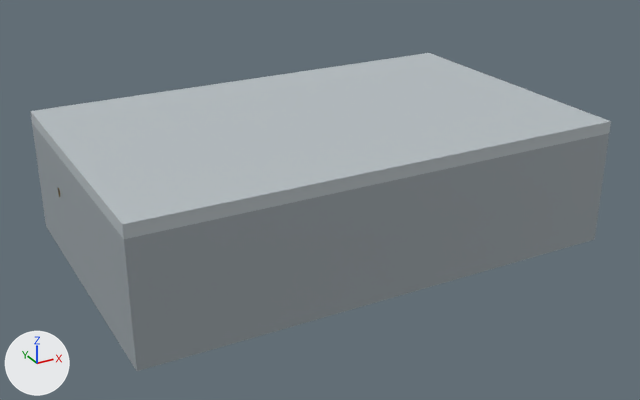
An edit to the glTF model public/dummy/blueprints/solar-cold-storage-controller.glb, drawn before and after from the same camera.
Before and after are seen from a 50 mm camera at (-0.1314, -0.2417, 0.1228) aimed at (-0.0007, -0.0042, 0.0041). The axes (+X, +Y, +Z) are drawn at lower left. The lights are the same throughout. The picture after the commit comes second. Where no turn or scale is listed for an object, it has been applied to the vertices. Vertices at exactly the same position are counted once.

In view in the first picture: 'enclosure_base', 'enclosure_lid'.
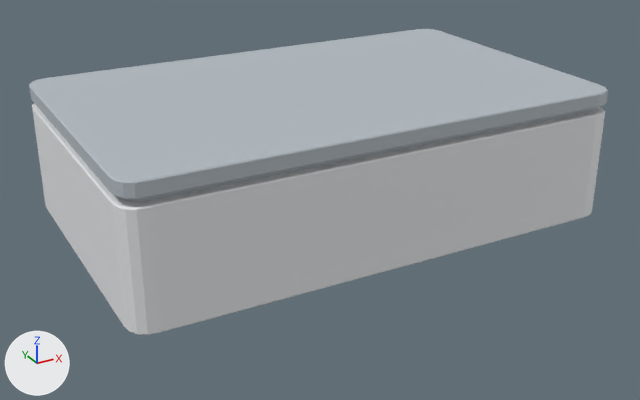
What the commit changed:
Material 'abs_shell_dark' (mat_abs_shell_dark) is new.
Its base color is (0.456, 0.503, 0.539) (light grey #b4bcc2).
Its roughness is 0.6.
Material 'abs_shell' (mat_abs_shell) is new.
Its base color is (0.807, 0.823, 0.839) (white #e8eaec).
Its roughness is 0.55.
me_mesh_0 is used by ob_enclosure_base; parent ob_solar_cold_storage_controller; location (0.0, 0.0, 0.0).
me_mesh_0 had 32 vertices, 60 faces and spanned x -0.08..0.08, y -0.05..0.05, z -0.01..0.028.
me_mesh_0 no longer uses material mat_abs_grey (grey #9aa3a8).
me_mesh_0 now has 420 vertices, 860 faces and spans x -0.08..0.08, y -0.05..0.05, z 0.0..0.035.
me_mesh_0 part 1: the loose piece of 24 vertices spanning x -0.08..0.08, y -0.05..0.05, z 0.01..0.028 is rebuilt with 284 vertices and now spans x -0.08..0.08, y -0.05..0.05, z 0.0..0.035, in mat_abs_shell (white #e8eaec).
me_mesh_0 part 2: the loose piece of 8 vertices spanning x -0.08..0.08, y -0.05..0.05, z -0.01..0.01 is deleted.
Other edits to the shape of me_mesh_0 do not show in these pictures.
me_mesh_0 gains material mat_abs_shell (white #e8eaec).
me_mesh_8 is used by ob_enclosure_lid; location (0.0, 0.0, 0.03).
me_mesh_8 had 8 vertices, 12 faces and spanned x -0.08..0.08, y -0.05..0.05, z -0.002..0.002.
me_mesh_8 no longer uses material mat_abs_light (light grey #b8c0c4).
me_mesh_8 now has 304 vertices, 604 faces and spans x -0.08..0.08, y -0.05..0.05, z -0.003..0.004.
me_mesh_8 part 3: 8 vertices removed from x -0.08..0.08, y -0.05..0.05, z -0.002..0.002; 304 vertices added at x -0.08..0.08, y -0.05..0.05, z -0.003..0.004.
me_mesh_8 gains material mat_abs_shell_dark (light grey #b4bcc2).
Object 'enclosure_lid' (ob_enclosure_lid) moves from (0.0, 0.0, 0.03) to (0.0, 0.0, 0.038).

Location of each change, [x1, y1, x2, y2] in pixels of the pictures (640 x 400 px):
'enclosure_base', reshaped, recoloured (6% shorter): before [32, 123, 609, 371]; after [32, 103, 605, 335]
'enclosure_lid', reshaped, moved (7% shorter): before [30, 53, 611, 239]; after [29, 29, 608, 202]
part 1 of me_mesh_0, rebuilt (28% taller): before [32, 123, 609, 304]; after [32, 103, 605, 335]
part 2 of me_mesh_0, deleted: before [39, 174, 602, 371]
